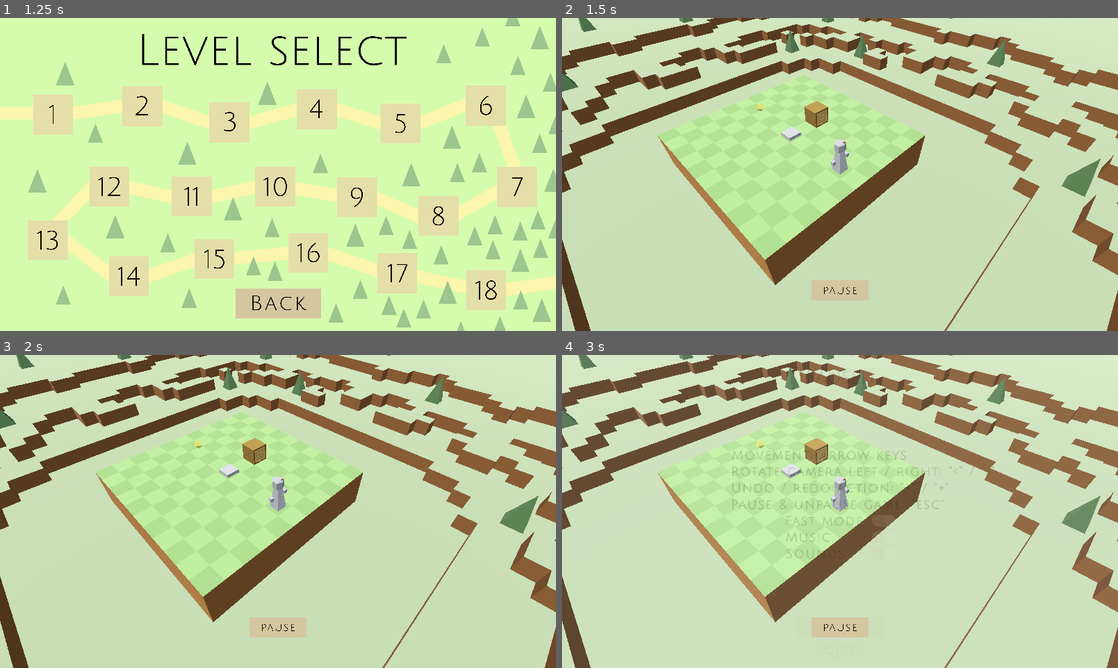
Above: before the commit, frames 1-4 (two rows, left to right).
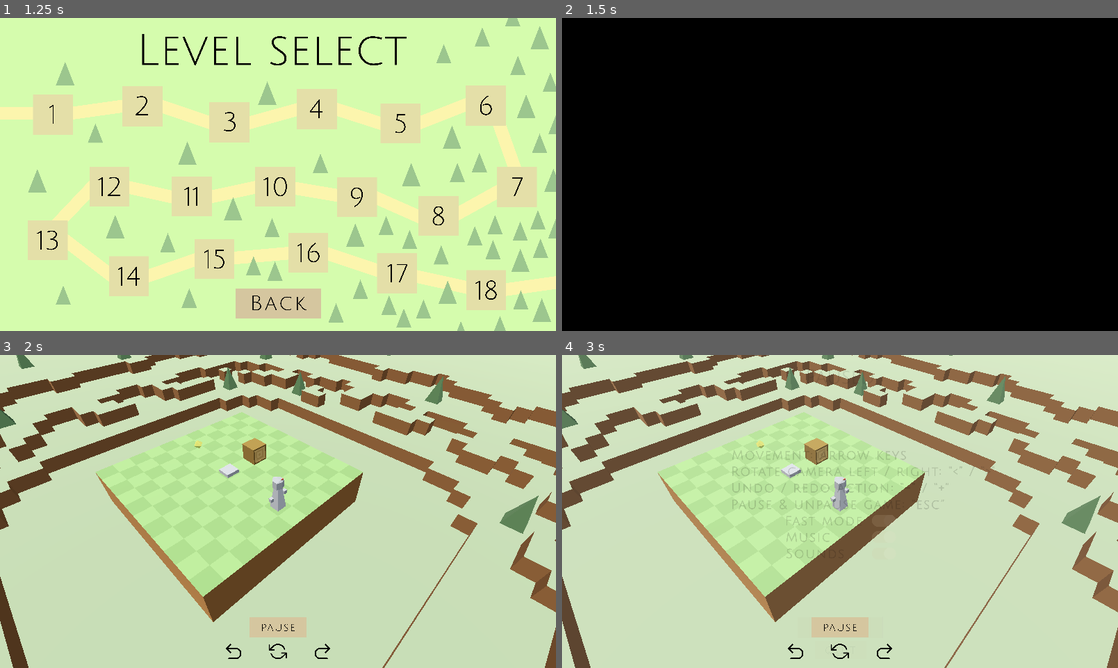
Above: after the commit, the same moments.

Repository: Jnight1104/Iso-Journey
Game: Godot game, scene res://Scenes/Main_menu.tscn
Two runs of this game, one before a commit and one after it. Both use one fixed random seed, a clock stepped at 60 frames per second and the inputs below. The project has no main scene, so this scene is started directly.
Inputs (mouse positions are in pixels of both pictures, inside the frame that each line leads up to):
- Up to frame 1 (1.25 s): click (278, 224) at 0.5 s
- Up to frame 2 (1.5 s): click (617, 115) at 1.25 s
- Up to frame 3 (2 s): no input
- Up to frame 4 (3 s): click (840, 627) at 2 s; click (840, 627) at 2.75 s

Frame 1 is identical in both runs. In frame 2, 100% of the frame differs, in the area x 0-100%, y 0-100%; in frame 3, 0.1%; in frame 4, 0.1%.

Commit message:
Implementing level restart + fading

Diff:
--- a/Scenes/Pause_menu.tscn
+++ b/Scenes/Pause_menu.tscn
@@ -24,6 +24,9 @@
 [ext_resource type="Texture2D" uid="uid://cr8swxc48shre" path="res://Assets/Toggle frame 10.png" id="22_oq7y2"]
 [ext_resource type="Texture2D" uid="uid://4fq42ek4n2bu" path="res://Assets/Toggle frame 11.png" id="23_cw7jr"]
 [ext_resource type="Texture2D" uid="uid://cy6iun00wlmux" path="res://Assets/Toggle frame 12.png" id="24_fia6e"]
+[ext_resource type="Texture2D" uid="uid://b8r01lvupvdxj" path="res://Assets/Undo button.png" id="25_4j4iq"]
+[ext_resource type="Texture2D" uid="uid://jd1rklu2qk2p" path="res://Assets/Redo button.png" id="26_yvfqw"]
+[ext_resource type="Texture2D" uid="uid://dkyrcv5ncsbt0" path="res://Assets/Restart button.png" id="27_hw1e3"]
 
 [sub_resource type="LabelSettings" id="LabelSettings_ceda8"]
 font = ExtResource("2_quptw")
@@ -186,6 +189,44 @@
 scale = Vector2(0.1, 0.1)
 icon = ExtResource("2_n2cdv")
 flat = true
+
+[node name="Undo" type="Button" parent="."]
+layout_mode = 0
+offset_left = 456.0
+offset_top = 586.0
+offset_right = 1016.0
+offset_bottom = 1146.0
+scale = Vector2(0.1, 0.1)
+icon = ExtResource("25_4j4iq")
+flat = true
+
+[node name="Redo" type="Button" parent="."]
+layout_mode = 0
+offset_left = 640.0
+offset_top = 586.0
+offset_right = 1200.0
+offset_bottom = 1146.0
+scale = Vector2(0.1, 0.1)
+icon = ExtResource("26_yvfqw")
+flat = true
+
+[node name="Restart" type="Button" parent="."]
+layout_mode = 0
+offset_left = 548.0
+offset_top = 586.0
+offset_right = 1108.0
+offset_bottom = 1146.0
+scale = Vector2(0.1, 0.1)
+icon = ExtResource("27_hw1e3")
+flat = true
+
+[node name="Fade" type="ColorRect" parent="."]
+layout_mode = 0
+offset_right = 1152.0
+offset_bottom = 648.0
+color = Color(0, 0, 0, 1)
+
+[node name="Fade_timer" type="Timer" parent="."]
 
 [connection signal="button_up" from="Pause_screen_ui/Resume" to="." method="_resume_button_pressed"]
 [connection signal="mouse_entered" from="Pause_screen_ui/Resume" to="." method="_resume_mouse_entered"]
@@ -196,3 +237,13 @@
 [connection signal="button_up" from="Pause" to="." method="_pause_button_pressed"]
 [connection signal="mouse_entered" from="Pause" to="." method="_pause_mouse_entered"]
 [connection signal="mouse_exited" from="Pause" to="." method="_pause_mouse_exited"]
+[connection signal="button_up" from="Undo" to="." method="_undo_button_pressed"]
+[connection signal="mouse_entered" from="Undo" to="." method="_undo_mouse_entered"]
+[connection signal="mouse_exited" from="Undo" to="." method="_undo_mouse_exited"]
+[connection signal="button_up" from="Redo" to="." method="_redo_button_pressed"]
+[connection signal="mouse_entered" from="Redo" to="." method="_redo_mouse_entered"]
+[connection signal="mouse_exited" from="Redo" to="." method="_redo_mouse_exited"]
+[connection signal="button_up" from="Restart" to="." method="_restart_button_pressed"]
+[connection signal="mouse_entered" from="Restart" to="." method="_restart_mouse_entered"]
+[connection signal="mouse_exited" from="Restart" to="." method="_restart_mouse_exited"]
+[connection signal="timeout" from="Fade_timer" to="." method="_fade_timer_done"]
--- a/Scripts/box.gd
+++ b/Scripts/box.gd
@@ -1,18 +1,18 @@
 extends RigidBody3D
 
-const LERP_RATE : float = 18
-const UP : Vector3 = Vector3(1, 0, 0)
-const DOWN : Vector3 = Vector3(-1, 0, 0)
-const LEFT : Vector3 = Vector3(0, 0, -1)
-const RIGHT : Vector3 = Vector3(0, 0, 1)
-const UNDO : Vector3 = Vector3(-100, 0, 0)
-const REDO : Vector3 = Vector3(100, 0, 0)
-const WAIT : Vector3 = Vector3(100, 100, 100)
-const UNDO_OFFSET : int = 1
-var target_location : Vector3 = Vector3(0, 0, 0)
-var detection_ray : Node = null
-var action_history : Array = []
-var undos : int = 0
+const LERP_RATE: float = 18
+const UP: Vector3 = Vector3(1, 0, 0)
+const DOWN: Vector3 = Vector3(-1, 0, 0)
+const LEFT: Vector3 = Vector3(0, 0, -1)
+const RIGHT: Vector3 = Vector3(0, 0, 1)
+const UNDO: Vector3 = Vector3(-100, 0, 0)
+const REDO: Vector3 = Vector3(100, 0, 0)
+const WAIT: Vector3 = Vector3(100, 100, 100)
+const UNDO_OFFSET: int = 1
+var target_location: Vector3 = Vector3(0, 0, 0)
+var detection_ray: Node = null
+var action_history: Array = []
+var undos: int = 0
 
 
 # Called when the node enters the scene tree for the first time.
--- a/Scripts/global.gd
+++ b/Scripts/global.gd
@@ -1,7 +1,9 @@
 extends Node
 
-const PLAYER_STARTING_POS_Y : float = 0.5
-var level : int = 0
-var player_pos : Vector3 = Vector3(0, PLAYER_STARTING_POS_Y, 0)
-var paused : bool = false
-var objectives_reached : int = 0
+const PLAYER_STARTING_POS_Y: float = 0.5
+var level: int = 0
+var player_pos: Vector3 = Vector3(0, PLAYER_STARTING_POS_Y, 0)
+var paused: bool = true
+var objectives_reached: int = 0
+var undoing: bool = false
+var redoing: bool = false
--- a/Scripts/pause_menu.gd
+++ b/Scripts/pause_menu.gd
@@ -1,30 +1,45 @@
 extends Control
 
 @onready var global = get_node("/root/Global")
-const TRANSPARENT: Color = Color(1, 1, 1, 1)
+const NORMAL: Color = Color(1, 1, 1, 1)
 const DARKENED: Color = Color(0.9, 0.9, 0.9, 1)
+const TRANSPARENT: Color = Color(1, 1, 1, 0.5)
 const FADE_IN: float = 1.0
 const FADE_OUT: float = 0.0
 const TRANSPARENCY_SCALE: float = 10.0
+const MAX_REPEAT_RANGE: int = 101
+const FADE_INCREMENT: float = 0.1
+const FADE_TIME: float = 0.5
 var transparency: Color = Color(1, 1, 1, 0)
 var transparency_target: float = 0.0
+var fade: Color = Color(0, 0, 0, 1)
+var fade_target: float = 0.0
+var fading: bool = true
 
 
 # Called when the node enters the scene tree for the first time.
 func _ready():
+	$Fade.show()
+	fading = true
+	resume()
+	global.paused = true
 	$Pause_screen_ui.set_modulate(transparency)
-	resume()
+	$Fade.set_modulate(fade)
+	fade_target = 0.0
+	$Fade_timer.start(FADE_TIME)
 
 
 func _process(delta):
-	# Pauses/unpauses the game on user input based on whether it is already paused or not
-	if Input.is_action_just_pressed("ui_escape"):
-		if global.paused == false:
-			pause()
-		else:
-			resume()
+	if not fading:
+		# Pauses/unpauses the game on user input based on whether it is already paused or not
+		if Input.is_action_just_pressed("ui_escape"):
+			if global.paused == false:
+				pause()
+			else:
+				resume()
 	transparency.a = lerp(transparency.a, transparency_target, TRANSPARENCY_SCALE * delta)
 	$Pause_screen_ui.set_modulate(transparency)
+	fade.a = lerp(fade.a, fade_target, TRANSPARENCY_SCALE * delta)
 
 
 # Pauses the game on pause button pressed
@@ -37,7 +52,7 @@
 
 
 func _pause_mouse_exited():
-	$Pause.set_modulate(TRANSPARENT)
+	$Pause.set_modulate(NORMAL)
 
 
 # Function for pausing the game
@@ -45,6 +60,9 @@
 	global.paused = true
 	transparency_target = FADE_IN
 	$Pause.hide()
+	$Undo.hide()
+	$Redo.hide()
+	$Restart.hide()
 	$Pause_screen_ui/Resume.set_disabled(false)
 	$Pause_screen_ui/Quit.set_disabled(false)
 
@@ -56,6 +74,9 @@
 	$Pause_screen_ui/Resume.set_disabled(true)
 	$Pause_screen_ui/Quit.set_disabled(true)
 	$Pause.show()
+	$Undo.show()
+	$Redo.show()
+	$Restart.show()
 
 
 # Resumes the game on resume button pressed
@@ -77,7 +98,7 @@
 
 
 func _resume_mouse_exited():
-	$Pause_screen_ui/Resume.set_modulate(TRANSPARENT)
+	$Pause_screen_ui/Resume.set_modulate(NORMAL)
 
 
 func _quit_mouse_entered():
@@ -85,4 +106,49 @@
 
 
 func _quit_mouse_exited():
-	$Pause_screen_ui/Quit.set_modulate(TRANSPARENT)
+	$Pause_screen_ui/Quit.set_modulate(NORMAL)
+
+
+func _undo_button_pressed():
+	global.undoing = true
+
+
+func _undo_mouse_entered():
+	$Undo.set_modulate(TRANSPARENT)
+
+
+func _undo_mouse_exited():
+	$Undo.set_modulate(NORMAL)
+
+
+func _redo_button_pressed():
+	global.redoing = true
+
+
+func _redo_mouse_entered():
+	$Redo.set_modulate(TRANSPARENT)
+
+
+func _redo_mouse_exited():
+	$Redo.set_modulate(NORMAL)
+
+
+func _restart_button_pressed():
+	global.paused = true
+	global.undoing = false
+	global.redoing = false
+	get_tree().reload_current_scene()
+
+
+func _restart_mouse_entered():
+	$Restart.set_modulate(TRANSPARENT)
+
+
+func _restart_mouse_exited():
+	$Restart.set_modulate(NORMAL)
+
+
+func _fade_timer_done():
+	global.paused = false
+	fading = false
+	$Fade.hide()
--- a/Scripts/player.gd
+++ b/Scripts/player.gd
@@ -23,6 +23,7 @@
 const UNDO: Vector3 = Vector3(-100, 0, 0)
 const REDO: Vector3 = Vector3(100, 0, 0)
 const WAIT: Vector3 = Vector3(100, 100, 100)
+const RESTART: Vector3 = Vector3(10, 10, 10)
 const HAND_Y_POS: float = 0.7
 const HAND_Y_POS_MULTIPLIER: float = 0.05
 const TIME_INCREMENT: float = 1.5
@@ -56,9 +57,11 @@
 func _process(delta):
 	global.player_pos = position
 	if not game_finished and not global.paused:
-		if Input.is_action_just_pressed("ui_minus"):
+		if Input.is_action_just_pressed("ui_minus") or global.undoing == true:
+			global.undoing = false
 			_move_input(UNDO)
-		elif Input.is_action_just_pressed("ui_plus"):
+		elif Input.is_action_just_pressed("ui_plus") or global.redoing == true:
+			global.redoing = false
 			_move_input(REDO)
 		elif Input.is_action_just_pressed("ui_up"):
 			_move_input(UP)
Not shown: 1 places in Scenes/Pause_menu.tscn that only renumber resources
